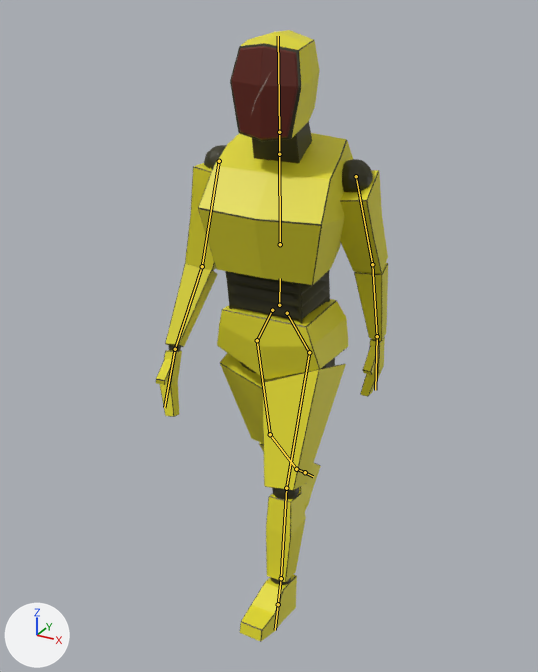
An edit to the FBX model Assets/Models/PED.fbx, drawn before and after from the same camera.
Both versions are drawn from a 50 mm lens placed at (0.98, -1.857, 1.816), pointed at (-0.03, -0.021, 0.898). The axes (+X, +Y, +Z) are drawn at lower left. The lights are the same throughout. The older version comes first. Both versions are drawn at frame 20 of the action 'Armature|Walking'; the numbers are the values there. The bones that change, and the others that lie on the model, are drawn over the model as lines.

In view in the first picture: 'skinnedmesh_thekiwicoder'.
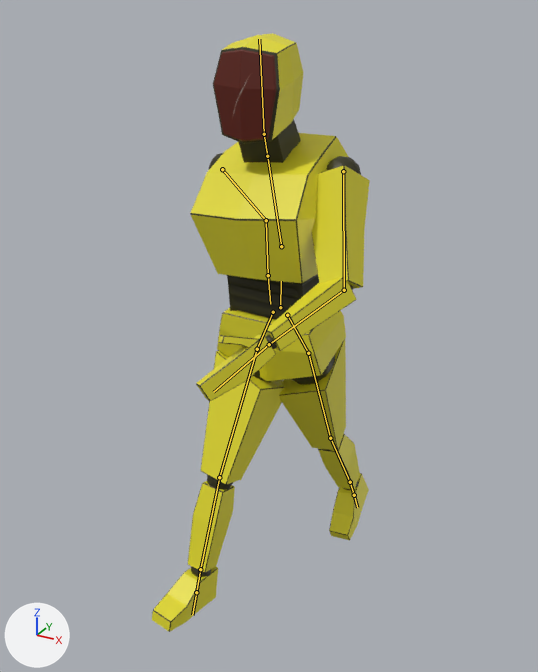
Pixel boxes (x1, y1, x2, y2) of what changed, in the pictures (538 x 672 px):
'skinnedmesh_thekiwicoder', posed (6% narrower): before (156, 30, 388, 642); after (152, 33, 370, 632)
bone 'SpineDown', root to tip: before (279, 305) to (280, 278); after (280, 307) to (281, 281)
bone 'SpineUp', root to tip: before (280, 244) to (279, 147); after (281, 246) to (266, 149)
bone 'Head', root to tip: before (279, 132) to (278, 36); after (264, 134) to (259, 39)
bone 'RightArm', root to tip: before (219, 161) to (202, 266); after (222, 169) to (266, 220)
bone 'RightForearm', root to tip: before (202, 266) to (175, 349); after (266, 220) to (268, 275)
bone 'RightPalm', root to tip: before (175, 349) to (164, 407); after (268, 275) to (270, 304)
bone 'LeftArm', root to tip: before (356, 176) to (372, 264); after (343, 171) to (344, 290)
bone 'LeftForearm', root to tip: before (372, 264) to (377, 336); after (344, 290) to (269, 344)
bone 'LeftPalm', root to tip: before (377, 336) to (375, 390); after (269, 344) to (213, 392)
bone 'RightLegBones', root to tip: before (272, 310) to (257, 340); after (273, 312) to (257, 349)
bone 'RightThigh', root to tip: before (257, 340) to (270, 434); after (257, 349) to (219, 477)
bone 'RightShin', root to tip: before (270, 434) to (296, 469); after (219, 477) to (200, 569)
bone 'RightFoot', root to tip: before (296, 469) to (305, 472); after (200, 569) to (196, 592)
bone 'LeftLegBones', root to tip: before (287, 313) to (309, 352); after (287, 315) to (308, 353)
bone 'LeftThigh', root to tip: before (309, 352) to (286, 488); after (308, 353) to (330, 438)
bone 'LeftShin', root to tip: before (286, 488) to (281, 578); after (330, 438) to (350, 482)

The change, as a diff of the scene's bpy script:
```diff
--- a/Assets/Models/PED.fbx.py
+++ b/Assets/Models/PED.fbx.py
@@ bone_spinedown @@
 bone_spinedown = bpy.data.objects['Armature'].pose.bones['SpineDown']
-bone_spinedown.location = (-0.004, 0.0, 0.0)
-bone_spinedown.rotation_quaternion = (1.0, 0.0, 0.0, 0.0)  # degrees (0, 0, 0)
+bone_spinedown.location = (-0.002, -0.007, 0.0)
+bone_spinedown.rotation_quaternion = (1.0, -0.006, 0.0, -0.006)  # degrees (-1, 0, -1)
@@ bone_spineup @@
 bone_spineup = bpy.data.objects['Armature'].pose.bones['SpineUp']  # child of 'SpineDown'
-bone_spineup.rotation_quaternion = (0.995, 0.068, 0.069, -0.024)  # degrees (8, 8, -2)
+bone_spineup.rotation_quaternion = (0.995, 0.074, -0.037, 0.054)  # degrees (8, -5, 6)
@@ bone_head @@
 bone_head = bpy.data.objects['Armature'].pose.bones['Head']  # child of 'Neck'
-bone_head.rotation_quaternion = (0.999, 0.0, -0.036, 0.005)  # degrees (0, -4, 1)
+bone_head.rotation_quaternion = (0.998, 0.0, 0.03, -0.058)  # degrees (0, 3, -7)
@@ bone_rightarm @@
 bone_rightarm = bpy.data.objects['Armature'].pose.bones['RightArm']  # child of 'SpineUp'
-bone_rightarm.rotation_quaternion = (0.753, 0.084, 0.064, 0.65)  # degrees (12, -1, 82)
+bone_rightarm.rotation_quaternion = (0.698, -0.289, -0.212, 0.62)  # degrees (-42, 4, 82)
@@ bone_rightforearm @@
 bone_rightforearm = bpy.data.objects['Armature'].pose.bones['RightForearm']  # child of 'RightArm'
-bone_rightforearm.rotation_quaternion = (0.969, 0.247, 0.007, 0.0)  # degrees (29, 1, 0)
+bone_rightforearm.rotation_quaternion = (0.964, 0.245, 0.068, -0.081)  # degrees (28, 10, -7)
@@ bone_rightpalm @@
 bone_rightpalm = bpy.data.objects['Armature'].pose.bones['RightPalm']  # child of 'RightForearm'
-bone_rightpalm.rotation_quaternion = (0.995, -0.091, 0.002, 0.037)  # degrees (-10, 1, 4)
+bone_rightpalm.rotation_quaternion = (0.981, -0.053, 0.184, -0.041)  # degrees (-7, 21, -6)
@@ bone_leftarm @@
 bone_leftarm = bpy.data.objects['Armature'].pose.bones['LeftArm']  # child of 'SpineUp'
-bone_leftarm.rotation_quaternion = (0.738, -0.115, 0.111, -0.656)  # degrees (-18, 1, -83)
+bone_leftarm.rotation_quaternion = (0.756, 0.222, -0.218, -0.576)  # degrees (36, -4, -76)
@@ bone_leftforearm @@
 bone_leftforearm = bpy.data.objects['Armature'].pose.bones['LeftForearm']  # child of 'LeftArm'
-bone_leftforearm.rotation_quaternion = (0.991, 0.134, -0.002, -0.011)  # degrees (15, 0, -1)
+bone_leftforearm.rotation_quaternion = (0.884, 0.425, 0.113, -0.155)  # degrees (50, 19, -11)
@@ bone_leftpalm @@
 bone_leftpalm = bpy.data.objects['Armature'].pose.bones['LeftPalm']  # child of 'LeftForearm'
-bone_leftpalm.rotation_quaternion = (0.986, 0.165, -0.004, 0.005)  # degrees (19, -1, 0)
+bone_leftpalm.rotation_quaternion = (0.999, -0.046, 0.005, -0.027)  # degrees (-5, 0, -3)
@@ bone_rightlegbones @@
 bone_rightlegbones = bpy.data.objects['Armature'].pose.bones['RightLegBones']  # child of 'SpineDown'
-bone_rightlegbones.rotation_quaternion = (1.0, 0.0, 0.0, 0.0)  # degrees (0, 0, 0)
+bone_rightlegbones.rotation_quaternion = (0.995, 0.082, 0.004, 0.06)  # degrees (9, 0, 7)
@@ bone_rightthigh @@
 bone_rightthigh = bpy.data.objects['Armature'].pose.bones['RightThigh']  # child of 'RightLegBones'
-bone_rightthigh.rotation_quaternion = (0.983, -0.184, 0.025, -0.005)  # degrees (-21, 3, -1)
+bone_rightthigh.rotation_quaternion = (0.992, 0.114, 0.013, -0.059)  # degrees (13, 2, -7)
@@ bone_rightshin @@
 bone_rightshin = bpy.data.objects['Armature'].pose.bones['RightShin']  # child of 'RightThigh'
-bone_rightshin.rotation_quaternion = (0.995, -0.1, -0.002, -0.005)  # degrees (-11, 0, 0)
+bone_rightshin.rotation_quaternion = (1.0, -0.016, -0.003, -0.027)  # degrees (-2, 0, -3)
@@ bone_rightfoot @@
 bone_rightfoot = bpy.data.objects['Armature'].pose.bones['RightFoot']  # child of 'RightShin'
-bone_rightfoot.rotation_quaternion = (0.988, 0.0, -0.003, -0.154)  # degrees (0, 0, -18)
+bone_rightfoot.rotation_quaternion = (0.992, 0.032, 0.039, -0.115)  # degrees (3, 5, -13)
@@ bone_leftlegbones @@
 bone_leftlegbones = bpy.data.objects['Armature'].pose.bones['LeftLegBones']  # child of 'SpineDown'
-bone_leftlegbones.rotation_quaternion = (1.0, 0.0, 0.0, 0.0)  # degrees (0, 0, 0)
+bone_leftlegbones.rotation_quaternion = (0.998, -0.061, 0.011, -0.033)  # degrees (-7, 1, -4)
@@ bone_leftthigh @@
 bone_leftthigh = bpy.data.objects['Armature'].pose.bones['LeftThigh']  # child of 'LeftLegBones'
-bone_leftthigh.rotation_quaternion = (0.986, 0.166, -0.007, -0.007)  # degrees (19, -1, -1)
+bone_leftthigh.rotation_quaternion = (0.979, -0.195, -0.022, 0.055)  # degrees (-23, -1, 7)
@@ bone_leftshin @@
 bone_leftshin = bpy.data.objects['Armature'].pose.bones['LeftShin']  # child of 'LeftThigh'
-bone_leftshin.rotation_quaternion = (0.998, -0.06, 0.001, 0.003)  # degrees (-7, 0, 0)
+bone_leftshin.rotation_quaternion = (0.999, 0.028, 0.004, 0.028)  # degrees (3, 0, 3)
```
